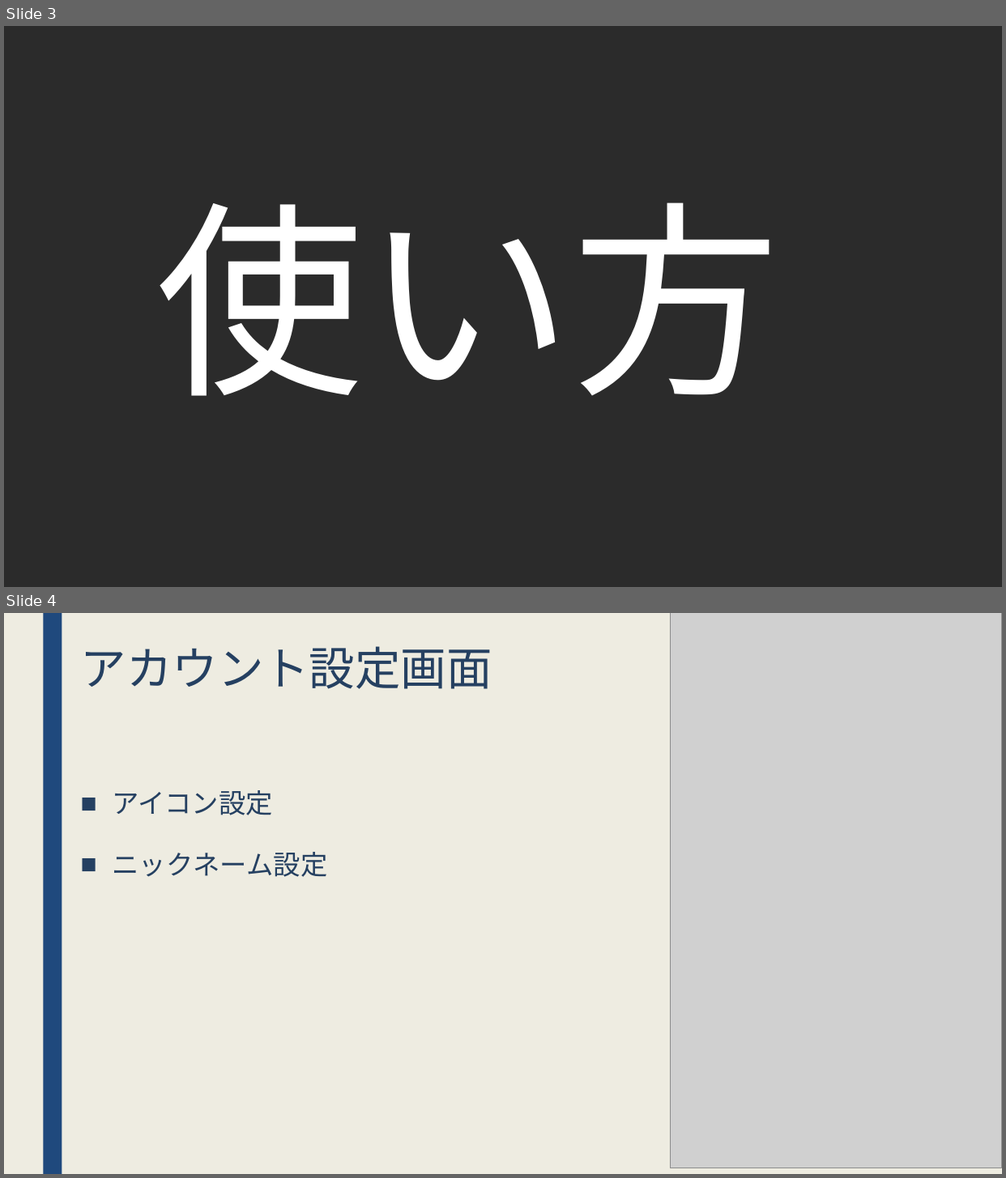
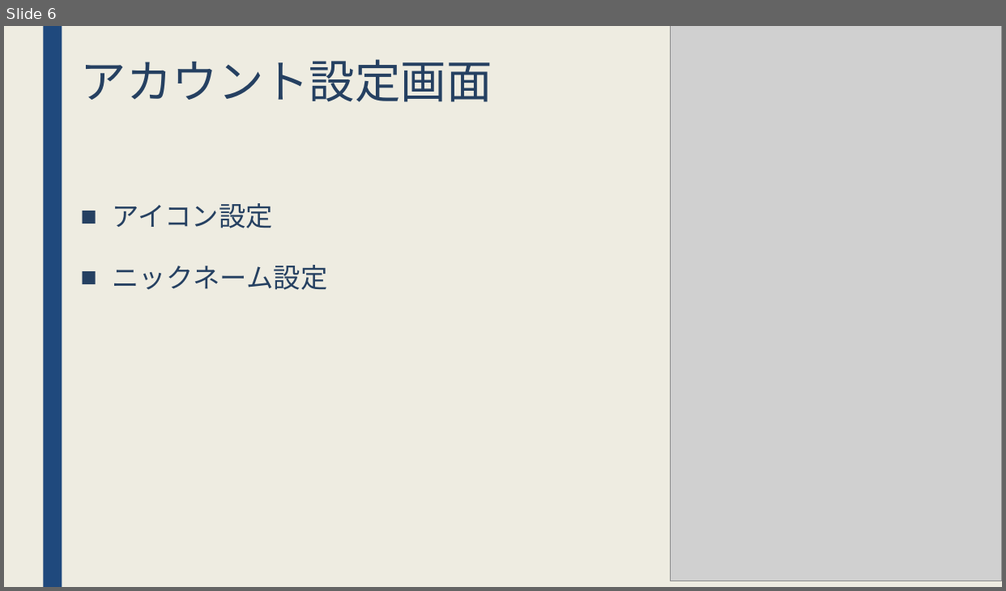
Before and after one commit to jack-app/jackhack2018_F, a slide deck: htmlcss/pptx/teamF.pptx. Shown one above the other, each under a label of ours: slides 3 and 4 before the commit, slide 6 after it. The pictures are 1006x1178 and 1006x591 pixels, drawn with LibreOffice and Linux fonts; fonts in the diff are those of the drawing; grey boxes stand for pictures; background and template pictures are left out; a plain dark background stands for a picture behind light text. Boxes give left, top, right and bottom in pixels: in the first picture for what was removed or moved away, otherwise in the second. Text is boxed around its words. In the diff, an @@ line names an element or a change of style, - is before the commit and + after.

```diff
--- a/htmlcss/pptx/teamF.pptx
+++ b/htmlcss/pptx/teamF.pptx
@@ slide 3 removed at [4,26,1002,587], background picture (left out) @@
@@ title removed at [156,203,780,396] @@
-使い方
@@ what was slide 4 is now slide 6 @@
```
Also in this commit, not shown: 5 slides changed, 5 slides added.
